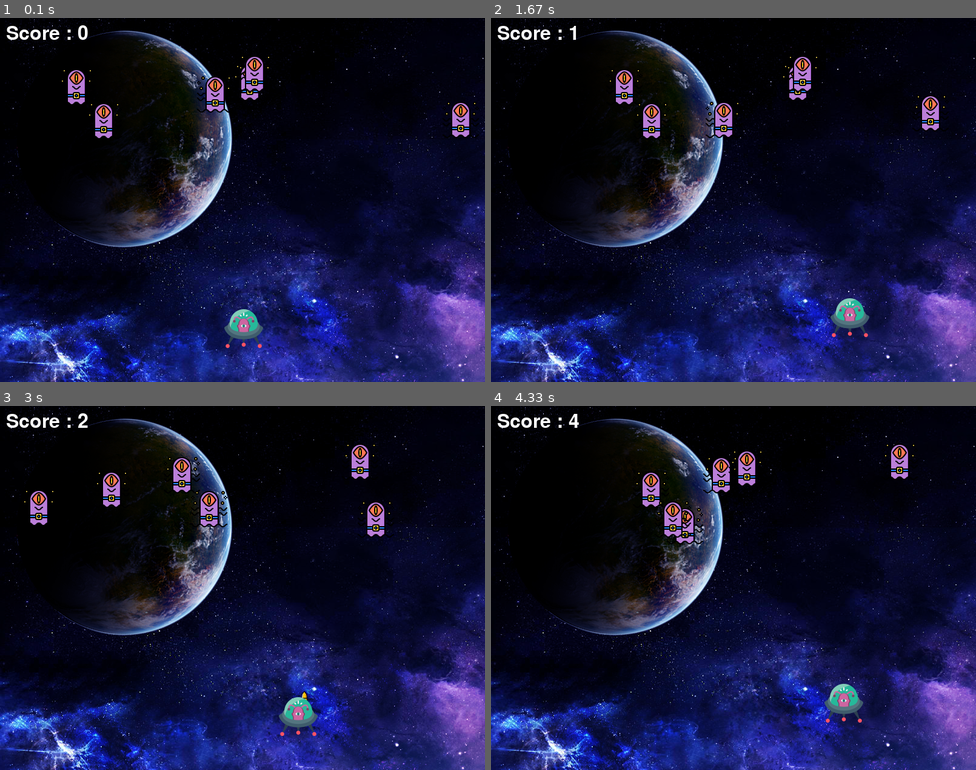
Above: before the commit, frames 1-4 (two rows, left to right).
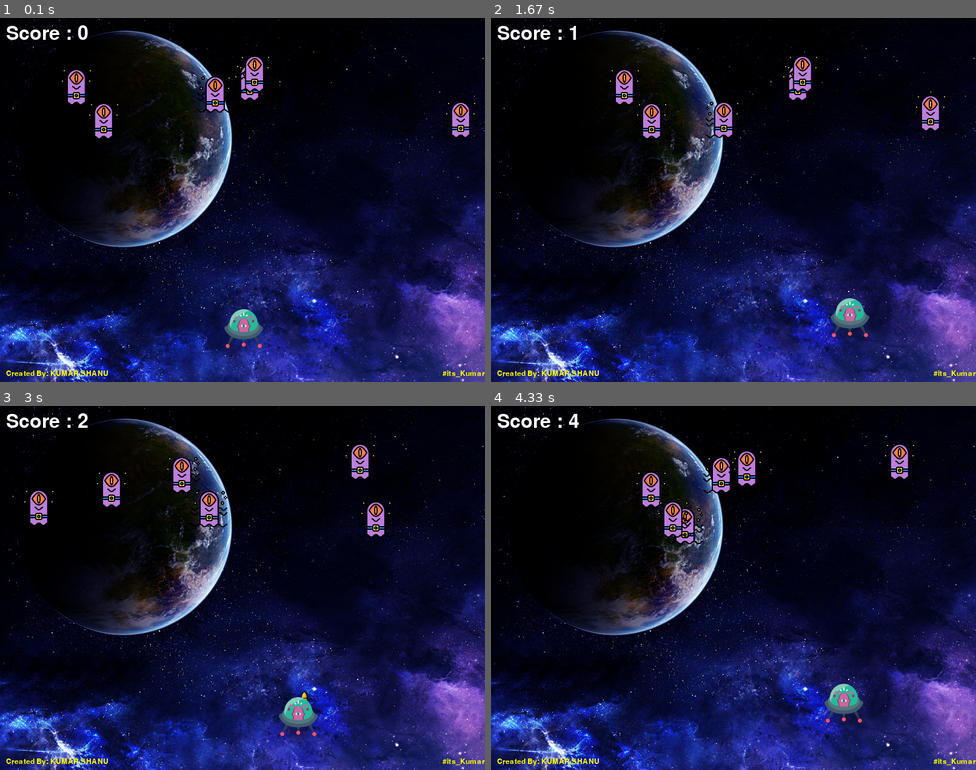
Above: after the commit, the same moments.

Repository: its-Kumar/Pygame_tutorial
Game: pygame game, started from Space Invadors/main.py
Same seed, same stepped clock (60 frames per second), same inputs: the game is played once before the commit and once after it.
Inputs:
- Up to frame 1 (0.1 s): no input
- Up to frame 2 (1.67 s): tap Space at 0.33, 0.73, 1.03, 1.23, 1.57 s; hold Right 0.67-1.13 s; hold Up 1.17-1.47 s; hold Right from 1.5 s (still down)
- Up to frame 3 (3 s): tap Space at 1.87, 2.07, 2.37, 2.63, 2.97 s; release Right at 1.97 s; hold Left 2-2.53 s; hold Down 2.57-2.87 s; hold Left from 2.9 s (still down)
- Up to frame 4 (4.33 s): tap Space at 3.27, 3.4, 3.8, 4.1 s; release Left at 3.3 s; hold Up 3.33-3.7 s; hold Right from 3.73 s (still down)

The runs differ from the first frame. In frame 1, 0.2% of the frame differs, in the area x 1-100%, y 96-99%; in frame 2, 0.2%; in frame 3, 0.2%; in frame 4, 0.2%.

Commit message:
Update main.py

Diff:
--- a/Space Invadors/main.py
+++ b/Space Invadors/main.py
@@ -5,7 +5,6 @@
     #its_Kumar
 
 """
-
 
 import pygame
 import math
@@ -71,6 +70,8 @@
 
 # Game over text
 over_font = pygame.font.Font('freesansbold.ttf', 64)
+
+credit_font = pygame.font.Font('freesansbold.ttf', 12)
 
 
 def player(x, y):
@@ -193,4 +194,8 @@
 
     player(playerX, playerY)
     show_score(textX, textY)
+    credit = credit_font.render("Created By: KUMAR SHANU", True, (255, 255, 0))
+    credit2 = credit_font.render("#its_Kumar", True, (255, 255, 0))
+    screen.blit(credit, (10, 580))
+    screen.blit(credit2, (730, 580))
     pygame.display.update()
